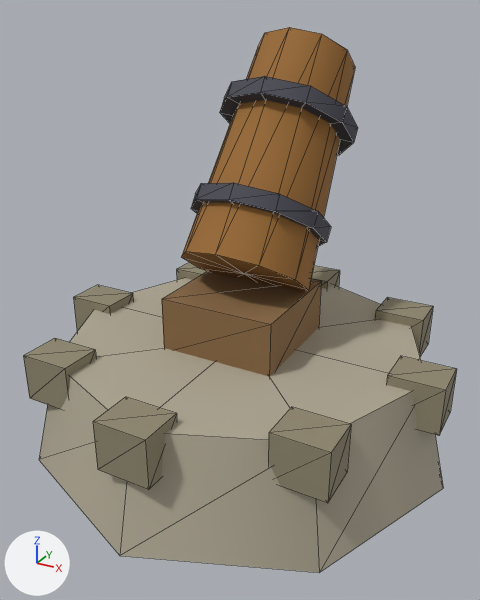
The glTF model public/models/buildings/mortar/level2.glb as it was, and as the next commit left it.
Rendered twice from a 50 mm lens placed at (1.32, -2.43, 1.89), pointed at (0.02, -0.08, 0.71). Lighting does not change. The marker at lower left points along +X, +Y and +Z. The first picture is the older version. Mesh edges are drawn as thin lines. Where no turn or scale is listed for an object, it has been applied to the vertices.
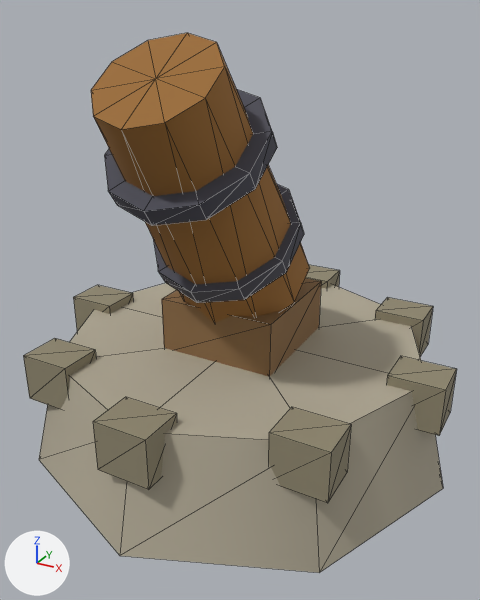
ob_node_12 is not drawn itself; it is the parent of ob_mesh_10, ob_mesh_11, ob_mesh_12.

Edits to the scene script, one JSON object a line:
```json
{"op": "set", "path": "ob_node_12.rotation_euler", "old": "(-0.6, 0.0, 0.0)", "new": "(0.6, 0.0, 0.0)", "note": "degrees (-34, 0, 0) -> degrees (34, 0, 0)"}
```

Changed parts and their boxes [x1, y1, x2, y2] in the pictures (480 x 600 px):
```json
{"object": "Mesh_10", "change": "turned", "before": [181, 27, 355, 291], "after": [91, 33, 310, 323]}
{"object": "Mesh_12", "change": "turned", "before": [220, 76, 358, 155], "after": [104, 90, 277, 226]}
{"object": "Mesh_11", "change": "turned", "before": [191, 183, 331, 246], "after": [154, 184, 304, 303]}
```
